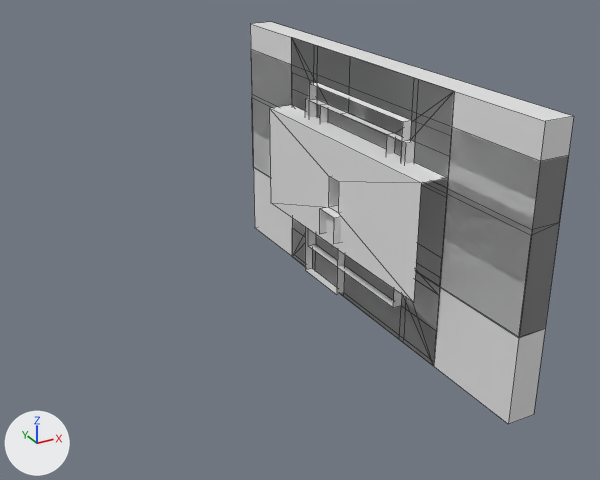
The FBX model Meshes/1-468/export/SM_1-468.fbx, before and after one commit.
One viewpoint serves both versions: a 50 mm camera at (-4.63, -7.13, 3.12) aimed at (-0.91, -0.36, -0.26). Arrows for +X, +Y and +Z are at lower left; the lights stay in place. The older version comes first. Mesh edges are drawn as thin lines. Where no turn or scale is listed for an object, it has been applied to the vertices.

Names of what the first picture shows: 'panel-2-sash', 'panel-3-sash', 'panel-balcony', 'panel-basement-side', 'panel-front-blank', 'panel-side', 'panel-stairwell', 'panel-top', 'panel-top-side' and 1 more.
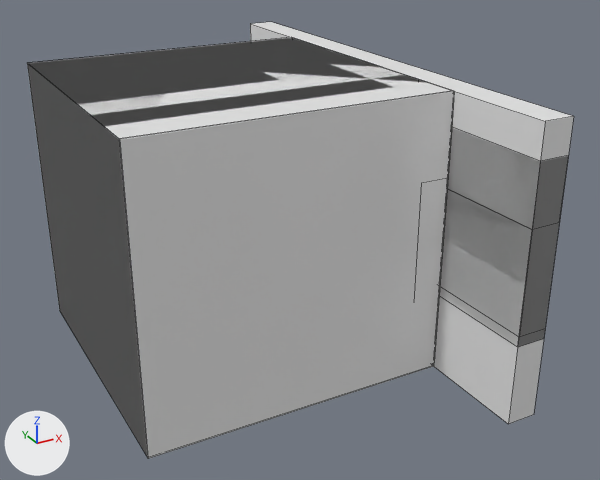
Pixel boxes [x1, y1, x2, y2] of what changed, in the pictures (600 x 480 px; the box of a moved part takes in the faces that stretch with it):
'fake-interior', added: after [27, 37, 454, 458]
'panel-stairwell', reshaped (159% wider, 29% taller): before [291, 41, 454, 366]; after [28, 38, 452, 456]
'panel-top', reshaped (not visible afterwards): before [269, 105, 447, 302]
'panel-top-side', reshaped: before [251, 50, 568, 338]; after [439, 128, 569, 347]
'panel-balcony', reshaped (154% wider, 28% taller): before [291, 38, 454, 364]; after [27, 38, 442, 457]
part 1 of me_plane_016, added: after [28, 38, 452, 456]
part 2 of me_plane_021, moved or reshaped (not visible afterwards): before [269, 108, 447, 302]
part 4 of me_plane_008, added: after [27, 38, 442, 457]
'panel-2-sash', unchanged, covered by the edit: before [291, 38, 454, 365]
'panel-3-sash', unchanged, covered by the edit: before [291, 38, 453, 360]
'panel-front-blank', unchanged, covered by the edit: before [291, 39, 454, 364]

What changed in the scene script:
```text
Change me_plane_021:
    where me_plane_021.from_pydata(...)  # 16 vertices, 13 faces; spans x -0.3..0.0, y -1.5..1.5, z -0.6..0.6
    me_plane_021 part 2
    me_plane_021.vertices[4].co: (0.0, -0.1, 0.18) -> (-0.03, -0.08, 0.14)
    me_plane_021.vertices[5].co: (0.0, -0.1, -0.18) -> (-0.03, -0.08, -0.14)
    me_plane_021.vertices[6].co: (0.0, 0.1, -0.18) -> (-0.03, 0.08, -0.14)
    me_plane_021.vertices[7].co: (0.0, 0.1, 0.18) -> (-0.03, 0.08, 0.14)
    me_plane_021.vertices[12].co: (-0.3, -0.1, 0.18) -> (-0.27, -0.08, 0.14)  # pixel (338, 181) -> not seen
    me_plane_021.vertices[13].co: (-0.3, -0.1, -0.18) -> (-0.27, -0.08, -0.14)  # pixel (338, 212) -> not seen
    me_plane_021.vertices[14].co: (-0.3, 0.1, -0.18) -> (-0.27, 0.08, -0.14)  # pixel (328, 207) -> not seen
    me_plane_021.vertices[15].co: (-0.3, 0.1, 0.18) -> (-0.27, 0.08, 0.14)  # pixel (329, 176) -> not seen
Change me_plane_008:
    verts and faces of me_plane_008; kept vertices keep their numbers, new ones are numbered from 33
    remove me_plane_008.from_pydata(...)  # 33 vertices, 21 faces; spans x -0.1..0.0, y -1.5..1.5, z -1.4..1.4
    add me_plane_008.from_pydata(...)  # 41 vertices, 26 faces; spans x -3.0..0.0, y -1.5..1.5, z -1.4..1.4
    me_plane_008 part 4
    add verts[33] = (-3.0, -1.49, 1.4)  # pixel (118, 138)
    add verts[34] = (-3.0, -1.49, -1.4)  # pixel (147, 457)
    add verts[35] = (-3.0, 1.49, 1.4)  # pixel (27, 63)
    add verts[36] = (-3.0, 1.49, -1.4)  # pixel (59, 310)
    add for new, old in zip([*range(37, 41)], [*range(33, 37)]): verts[new] = verts[old] + (3.0, 0.0, 0.0)
    add faces += [(33, 37, 39, 35), (33, 34, 38, 37), (34, 36, 40, 38), (35, 39, 40, 36), (33, 35, 36, 34)]  # mat_fake_interior (white #e7e7e7)
    add me_plane_008.materials.append(mat_fake_interior)  # white #e7e7e7
    add me_plane_008.materials.append(mat_panel_facade)  # white #e7e7e7
Change me_plane_016:
    verts and faces of me_plane_016; kept vertices keep their numbers, new ones are numbered from 32
    remove me_plane_016.from_pydata(...)  # 32 vertices, 21 faces; spans x -0.1..0.0, y -1.5..1.5, z -1.4..1.4
    add me_plane_016.from_pydata(...)  # 40 vertices, 26 faces; spans x -3.0..0.0, y -1.5..1.5, z -1.4..1.4
    me_plane_016 part 1
    add verts[32] = (-3.0, -1.48, 1.4)  # pixel (118, 138)
    add verts[33] = (-3.0, -1.49, -1.4)  # pixel (147, 457)
    add verts[34] = (-3.0, 1.49, 1.4)  # pixel (27, 63)
    add verts[35] = (-3.0, 1.48, -1.4)  # pixel (59, 310)
    add for new, old in zip([*range(36, 40)], [*range(32, 36)]): verts[new] = verts[old] + (3.0, 0.0, 0.0)
    add faces += [(32, 36, 38, 34), (32, 33, 37, 36), (33, 35, 39, 37), (34, 38, 39, 35), (32, 34, 35, 33)]  # mat_fake_interior (white #e7e7e7)
    add me_plane_016.materials.append(mat_fake_interior)  # white #e7e7e7
    add me_plane_016.materials.append(mat_panel_facade)  # white #e7e7e7
Change me_plane_038:
    remove me_plane_038.from_pydata(...)  # 12 vertices, 9 faces; spans x 0.0..0.3, y -2.6..2.6, z -0.79..0.79
    add me_plane_038.from_pydata(...)  # 12 vertices, 9 faces; spans x 0.0..0.3, y -2.6..2.6, z -0.89..0.79
    me_plane_038 part 3
    me_plane_038.vertices[1].co: (0.3, -2.6, -0.79) -> (0.3, -2.6, -0.89)  # pixel (545, 328) -> pixel (543, 338)
    me_plane_038.vertices[3].co: (0.3, 2.6, -0.79) -> (0.3, 2.6, -0.89)
    me_plane_038.vertices[8].co: (0.0, -2.6, -0.79) -> (0.0, -2.6, -0.89)  # pixel (518, 338) -> pixel (517, 347)
    me_plane_038.vertices[9].co: (0.0, 2.6, -0.79) -> (0.0, 2.6, -0.89)  # pixel (253, 167) -> not seen
    me_plane_038.vertices[10].co: (0.0, -2.6, 0.16) -> (0.0, -2.6, 0.21)  # pixel (531, 235) -> pixel (532, 229)
    me_plane_038.vertices[11].co: (0.0, 2.6, 0.16) -> (0.0, 2.6, 0.21)  # pixel (251, 97) -> not seen
Add me_plane_010_1:
    me_plane_010_1.from_pydata([(0.0, -1.5, 1.4), (0.0, -1.5, -1.4), (0.0, 1.5, 1.4), (0.0, 1.5, -1.4), (-3.0, -1.5, 1.4), (-3.0, -1.5, -1.4), (-3.0, 1.5, 1.4), (-3.0, 1.5, -1.4)], [], [(0, 2, 6, 4), (1, 0, 4, 5), (3, 1, 5, 7), (2, 3, 7, 6), (5, 4, 6, 7)])
    me_plane_010_1.materials.append(mat_fake_interior)  # white #e7e7e7
Add ob_fake_interior:
    ob_fake_interior = bpy.data.objects.new('fake-interior', me_plane_010_1)
    ob_fake_interior.location = (0.0, 0.0, 0.0)
```
